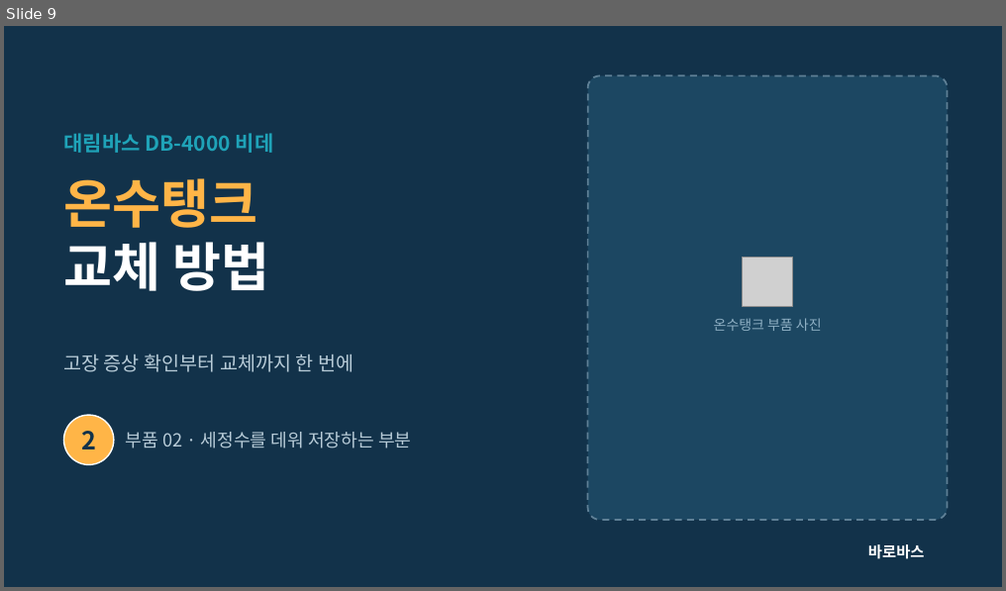
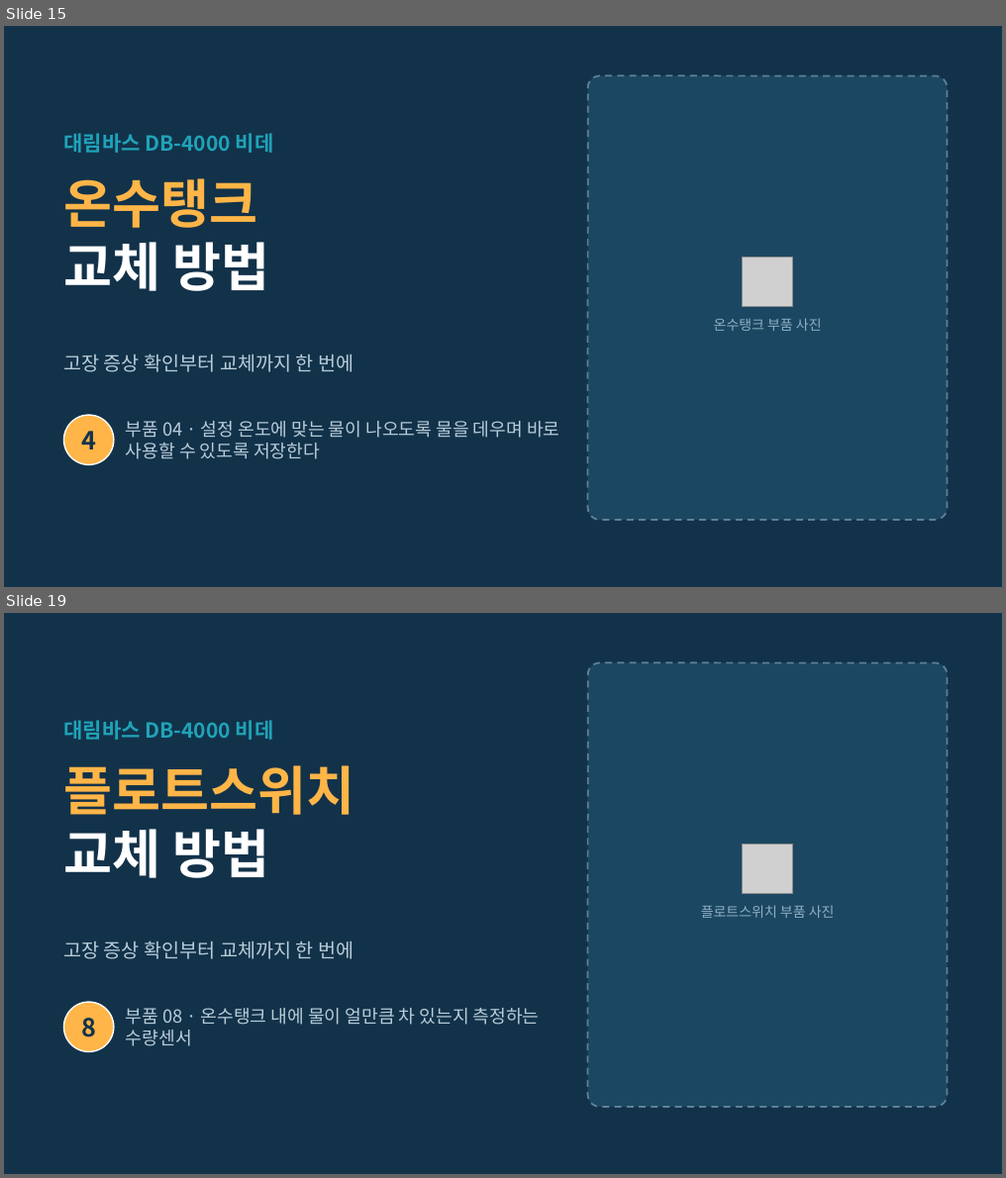
Before and after one commit to curireport/claude-blog-project, a slide deck: 바로바스/output/DB-4000_부품안내카드.pptx. Shown one above the other, each under a label of ours: slide 9 before the commit, slides 15 and 19 after it; the slides between them are not shown. The pictures are 1006x591 and 1006x1178 pixels, drawn with LibreOffice and Linux fonts; fonts in the diff are those of the drawing; grey boxes stand for pictures; background and template pictures are left out. Boxes give left, top, right and bottom in pixels: in the first picture for what was removed or moved away, otherwise in the second. Text is boxed around its words. In the diff, an @@ line names an element or a change of style, - is before the commit and + after.

```diff
--- a/바로바스/output/DB-4000_부품안내카드.pptx
+++ b/바로바스/output/DB-4000_부품안내카드.pptx
@@ slide 19 added at (4,613,1002,1174), background #12324A @@
@@ rounded rectangle added at (588,663,947,1107), fill #1C4762, outline #5F8096 1.25 pt dashed @@
@@ text added at (63,720,274,740), 15 pt, text #1FA3B8, bold @@
+대림바스 DB-4000 비데
@@ text added at (63,765,354,878), 38 pt, text #FFB547, bold @@
+플로트스위치
+교체 방법
@@ picture added at (743,844,792,893) @@
@@ text added at (701,905,835,918), 10 pt, text #8FB0C4 @@
+플로트스위치 부품 사진
@@ text added at (63,941,353,959), 14 pt, text #B8CCD8 @@
+고장 증상 확인부터 교체까지 한 번에
@@ ellipse added at (63,1002,114,1053), fill #FFB547, outline #FFFFFF 1 pt @@
@@ text added at (81,1018,96,1038), 18 pt, text #12324A, bold @@
+8
@@ text added at (126,1008,540,1047), 13 pt, text #B8CCD8 @@
+부품 08 · 온수탱크 내에 물이 얼만큼 차 있는지 측정하는 수량센서
@@ what was slide 9 is now slide 15 @@
@@ slide 15 changed as well @@
@@ text at (81,431,96,450): text changed @@
-2
+4
@@ text at (126,421,559,460): text changed @@
-부품 02 · 세정수를 데워 저장하는 부분
+부품 04 · 설정 온도에 맞는 물이 나오도록 물을 데우며 바로 사용할 수 있도록 저장한다
@@ text removed at (868,545,925,560) @@
-바로바스
```
Also in this commit, not shown: 4 other slides changed, 14 other slides added, 6 slides removed, 4 other files.
